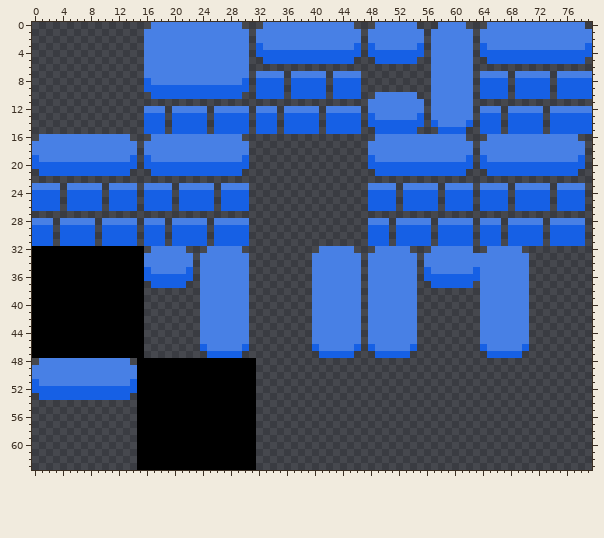
A sprite sheet gets an edit: ColorRoguelike/sprites/sJonahWallTileset/e0c8d435-d6bc-49e7-bca9-ca146e90e28a.png. Above: the version before the commit.
The file is 80x64 pixels.
The result:
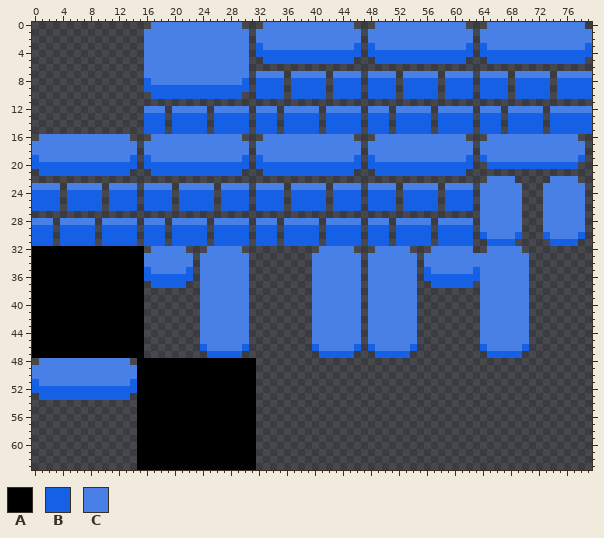
Palette (. is transparent): A #000000  B #1660e5  C #4880e5
From old to new:
@@ x 30..79 @@
- 0 ...CCCCCCCCCCCCC...CCCCCC...CCCC...CCCCCCCCCCCCCC.
- 1 C.CCCCCCCCCCCCCCC.CCCCCCCC.CCCCCC.CCCCCCCCCCCCCCCC
- 2 C.CCCCCCCCCCCCCCC.CCCCCCCC.CCCCCC.CCCCCCCCCCCCCCCC
- 3 C.BCCCCCCCCCCCCCB.BCCCCCCB.CCCCCC.BCCCCCCCCCCCCCCB
- 4 C.BBBBBBBBBBBBBBB.BBBBBBBB.CCCCCC.BBBBBBBBBBBBBBBB
- 5 C..BBBBBBBBBBBBB...BBBBBB..CCCCCC..BBBBBBBBBBBBBB.
- 6 C..........................CCCCCC.................
- 7 C.CCCC.CCCCC.CCCC..........CCCCCC.CCCC.CCCCC.CCCCC
- 8 B.BBBB.BBBBB.BBBB..........CCCCCC.BBBB.BBBBB.BBBBB
- 9 B.BBBB.BBBBB.BBBB..........CCCCCC.BBBB.BBBBB.BBBBB
-10 ..BBBB.BBBBB.BBBB..CCCCCC..CCCCCC.BBBB.BBBBB.BBBBB
-11 ..................CCCCCCCC.CCCCCC.................
-12 C.CCC.CCCCC.CCCCC.CCCCCCCC.CCCCCC.CCC.CCCCC.CCCCCC
-13 B.BBB.BBBBB.BBBBB.BCCCCCCB.CCCCCC.BBB.BBBBB.BBBBBB
-14 B.BBB.BBBBB.BBBBB.BBBBBBBB.BCCCCB.BBB.BBBBB.BBBBBB
-15 B.BBB.BBBBB.BBBBB..BBBBBB...BBBB..BBB.BBBBB.BBBBBB
-16 ...................CCCCCCCCCCCCC...CCCCCCCCCCCCC..
-17 C.................CCCCCCCCCCCCCCC.CCCCCCCCCCCCCCC.
-18 C.................CCCCCCCCCCCCCCC.CCCCCCCCCCCCCCC.
-19 B.................BCCCCCCCCCCCCCB.BCCCCCCCCCCCCCB.
-20 B.................BBBBBBBBBBBBBBB.BBBBBBBBBBBBBBB.
-21 ...................BBBBBBBBBBBBB...BBBBBBBBBBBBB..
-22 ..................................................
-23 C.................CCCC.CCCCC.CCCC.CCCC.CCCCC.CCCC.
-24 B.................BBBB.BBBBB.BBBB.BBBB.BBBBB.BBBB.
-25 B.................BBBB.BBBBB.BBBB.BBBB.BBBBB.BBBB.
-26 B.................BBBB.BBBBB.BBBB.BBBB.BBBBB.BBBB.
-27 ..................................................
-28 C.................CCC.CCCCC.CCCCC.CCC.CCCCC.CCCCC.
-29 B.................BBB.BBBBB.BBBBB.BBB.BBBBB.BBBBB.
-30 B.................BBB.BBBBB.BBBBB.BBB.BBBBB.BBBBB.
-31 B.................BBB.BBBBB.BBBBB.BBB.BBBBB.BBBBB.
+ 0 ...CCCCCCCCCCCCC...CCCCCCCCCCCCC...CCCCCCCCCCCCCC.
+ 1 C.CCCCCCCCCCCCCCC.CCCCCCCCCCCCCCC.CCCCCCCCCCCCCCCC
+ 2 C.CCCCCCCCCCCCCCC.CCCCCCCCCCCCCCC.CCCCCCCCCCCCCCCC
+ 3 C.BCCCCCCCCCCCCCB.BCCCCCCCCCCCCCB.BCCCCCCCCCCCCCCB
+ 4 C.BBBBBBBBBBBBBBB.BBBBBBBBBBBBBBB.BBBBBBBBBBBBBBBB
+ 5 C..BBBBBBBBBBBBB...BBBBBBBBBBBBB...BBBBBBBBBBBBBB.
+ 6 C.................................................
+ 7 C.CCCC.CCCCC.CCCC.CCCC.CCCCC.CCCC.CCCC.CCCCC.CCCCC
+ 8 B.BBBB.BBBBB.BBBB.BBBB.BBBBB.BBBB.BBBB.BBBBB.BBBBB
+ 9 B.BBBB.BBBBB.BBBB.BBBB.BBBBB.BBBB.BBBB.BBBBB.BBBBB
+10 ..BBBB.BBBBB.BBBB.BBBB.BBBBB.BBBB.BBBB.BBBBB.BBBBB
+11 ..................................................
+12 C.CCC.CCCCC.CCCCC.CCC.CCCCC.CCCCC.CCC.CCCCC.CCCCCC
+13 B.BBB.BBBBB.BBBBB.BBB.BBBBB.BBBBB.BBB.BBBBB.BBBBBB
+14 B.BBB.BBBBB.BBBBB.BBB.BBBBB.BBBBB.BBB.BBBBB.BBBBBB
+15 B.BBB.BBBBB.BBBBB.BBB.BBBBB.BBBBB.BBB.BBBBB.BBBBBB
+16 ...CCCCCCCCCCCCC...CCCCCCCCCCCCC...CCCCCCCCCCCCC..
+17 C.CCCCCCCCCCCCCCC.CCCCCCCCCCCCCCC.CCCCCCCCCCCCCCC.
+18 C.CCCCCCCCCCCCCCC.CCCCCCCCCCCCCCC.CCCCCCCCCCCCCCC.
+19 B.BCCCCCCCCCCCCCB.BCCCCCCCCCCCCCB.BCCCCCCCCCCCCCB.
+20 B.BBBBBBBBBBBBBBB.BBBBBBBBBBBBBBB..BBBBBBBBBBBBB..
+21 ...BBBBBBBBBBBBB...BBBBBBBBBBBBB..................
+22 ...................................CCCC.....CCCC..
+23 C.CCCC.CCCCC.CCCC.CCCC.CCCCC.CCCC.CCCCCC...CCCCCC.
+24 B.BBBB.BBBBB.BBBB.BBBB.BBBBB.BBBB.CCCCCC...CCCCCC.
+25 B.BBBB.BBBBB.BBBB.BBBB.BBBBB.BBBB.CCCCCC...CCCCCC.
+26 B.BBBB.BBBBB.BBBB.BBBB.BBBBB.BBBB.CCCCCC...CCCCCC.
+27 ..................................CCCCCC...CCCCCC.
+28 C.CCC.CCCCC.CCCCC.CCC.CCCCC.CCCCC.CCCCCC...CCCCCC.
+29 B.BBB.BBBBB.BBBBB.BBB.BBBBB.BBBBB.CCCCCC...CCCCCC.
+30 B.BBB.BBBBB.BBBBB.BBB.BBBBB.BBBBB.BCCCCB...BCCCCB.
+31 B.BBB.BBBBB.BBBBB.BBB.BBBBB.BBBBB..BBBB.....BBBB..
 32 ...........CCCCC...CCCCC...CCCCCC..CCCCC..........
